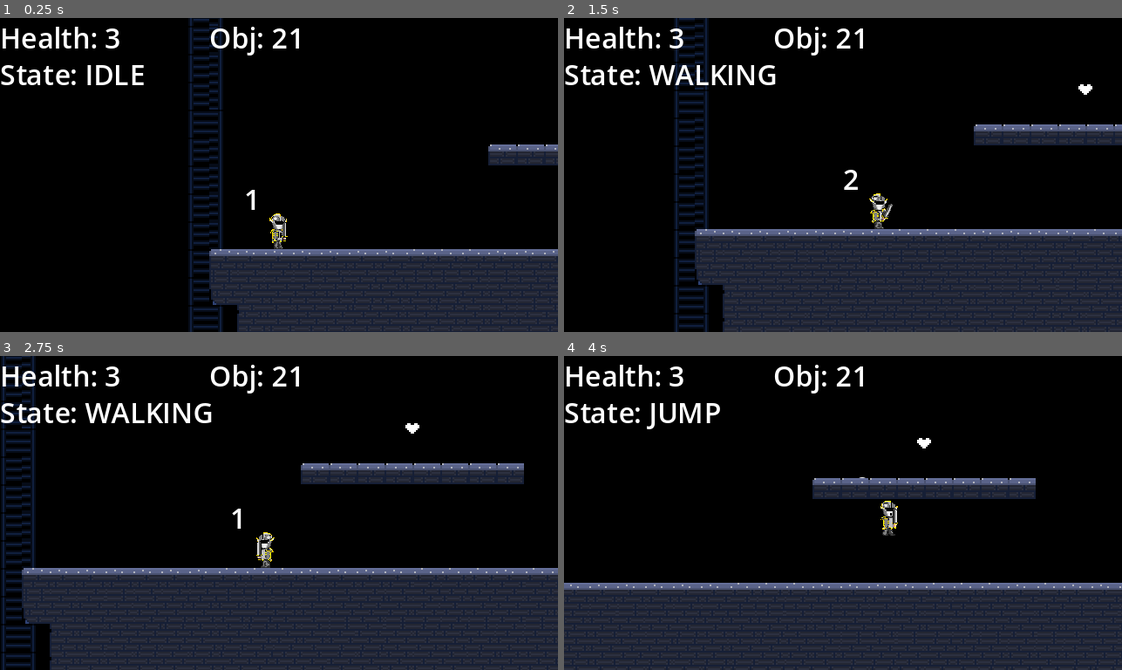
Above: before the commit, frames 1-4 (two rows, left to right).
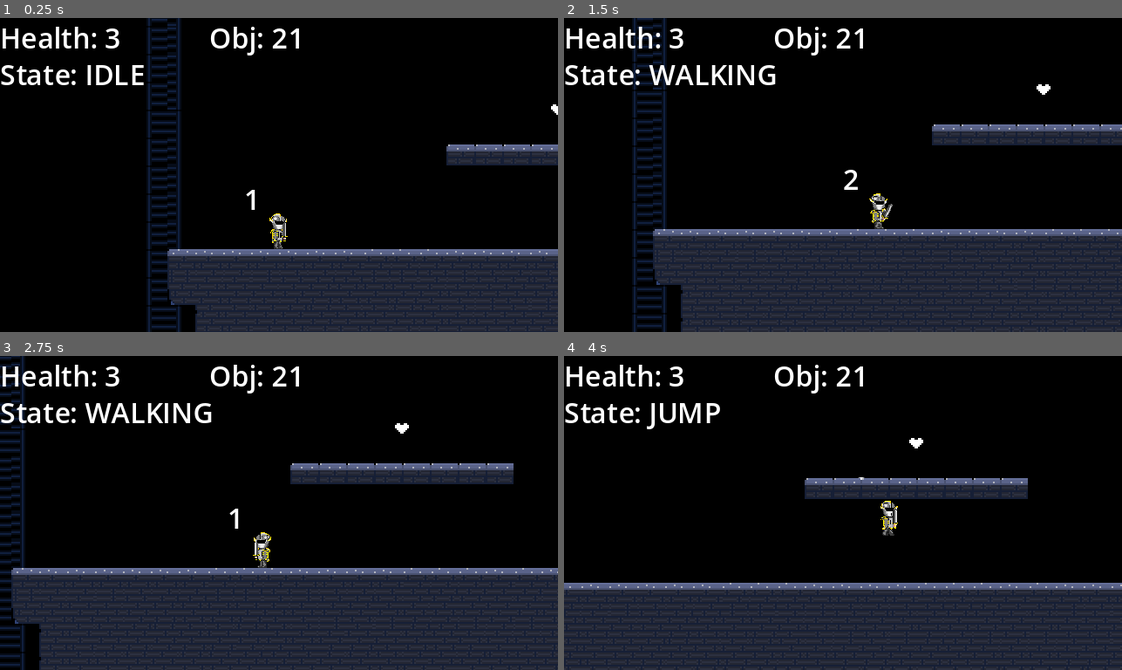
Above: after the commit, the same moments.

Repository: bermuda-ix/GODOT_PROJECTS
Game: Godot game, scene res://levels/platform_test.tscn
The game is run twice, just before and just after one commit, with the same random seed, the same clock (stepped at 60 frames per second) and the same inputs. This scene is started directly instead of the project's main scene.
Inputs (mouse positions are in pixels of both pictures, inside the frame that each line leads up to):
- Up to frame 1 (0.25 s): no input
- Up to frame 2 (1.5 s): tap Enter (ui_accept) at 0.5 s; move the mouse to (965, 159) at 0.52 s; press the mouse at (965, 159) at 0.53 s; hold D (walk_right) from 0.53 s (still down); tap Space (jump) at 0.77 s; tap E (parry) at 0.8, 1.35 s; move the mouse to (731, 190) at 1.27 s; release the mouse at (731, 190) at 1.28 s
- Up to frame 3 (2.75 s): tap Space (jump) at 1.52 s; tap Alt (walk) at 1.55 s; move the mouse to (334, 443) at 2.02 s; release D (walk_right) at 2.03 s; hold A (walk_left) from 2.03 s (still down); hold Alt (walk) from 2.03 s (still down); click (334, 443) at 2.3 s
- Up to frame 4 (4 s): move the mouse to (815, 575) at 2.77 s; release A (walk_left) at 2.78 s; release Alt (walk) at 2.78 s; hold D (walk_right) from 2.78 s (still down); tap Ctrl (Dodge) at 2.85 s; tap Space (jump) at 3.02, 3.77 s; tap E (parry) at 3.05 s; move the mouse to (1010, 560) at 3.52 s; press the mouse at (1010, 560) at 3.53 s; tap Alt (walk) at 3.8 s

The runs differ from the first frame. In frame 1, 4.9% of the frame differs, in the area x 26-100%, y 0-100%; in frame 2, 5.3%, in the area x 12-100%, y 0-100%; in frame 3, 2.9%; in frame 4, 0.6%.

Commit message:
Checkpoint system added

Diff:
--- /dev/null
+++ b/FirstProj/MainProjFolder/Component/checkpoint.gd
@@ -0,0 +1,14 @@
+extends Area2D
+
+@onready var check_flag = $CollisionShape2D
+
+@export var player : PlayerEntity
+
+func _ready():
+	check_flag.disabled=false
+
+func _on_body_entered(body):
+	if body.is_in_group("player") and check_flag.disabled==false:
+		print("checkpoint reached")
+		check_flag.disabled=true
+		$"../PC".set_start_pos(position)
--- /dev/null
+++ b/FirstProj/MainProjFolder/Component/checkpoint.tscn
@@ -0,0 +1,16 @@
+[gd_scene load_steps=3 format=3 uid="uid://c1qrqrc41irxt"]
+
+[ext_resource type="Script" path="res://Component/checkpoint.gd" id="1_ifk2y"]
+
+[sub_resource type="RectangleShape2D" id="RectangleShape2D_77har"]
+size = Vector2(42, 74)
+
+[node name="Checkpoint" type="Area2D"]
+collision_layer = 2049
+collision_mask = 3
+script = ExtResource("1_ifk2y")
+
+[node name="CollisionShape2D" type="CollisionShape2D" parent="."]
+shape = SubResource("RectangleShape2D_77har")
+
+[connection signal="body_entered" from="." to="." method="_on_body_entered"]
--- a/FirstProj/MainProjFolder/Component/hurtbox_temlplate.gd
+++ /dev/null
@@ -1,25 +0,0 @@
-class_name HurtBox
-extends Area2D
-
-
-signal received_damage(damage: int)
-signal got_hit()
-signal parried()
-
-@export var health: Health
-
-
-func _ready():
-	connect("area_entered", _on_area_entered)
-	connect("area_entered", _on_parried)
-
-func _on_area_entered(hitbox: HitBox) -> void:
-	if hitbox != null:
-		health.health -= hitbox.damage
-		print(health.health)
-		received_damage.emit(hitbox.damage)
-		got_hit.emit()
-
-func _on_parried(parrybox: ParryBox) -> void:
-	if parrybox!= null:
-		parried.emit()
--- a/FirstProj/MainProjFolder/chars/base_enemy.tscn
+++ b/FirstProj/MainProjFolder/chars/base_enemy.tscn
@@ -1,9 +1,36 @@
 [gd_scene load_steps=5 format=3 uid="uid://cyceakrgrsniu"]
 
 [ext_resource type="Script" path="res://Component/health.gd" id="1_onmna"]
-[ext_resource type="Script" path="res://Component/hurtbox_temlplate.gd" id="2_8inku"]
 [ext_resource type="Script" path="res://Component/hitbox_template.gd" id="3_hclah"]
 [ext_resource type="Script" path="res://Component/attack_range.gd" id="4_cpw7k"]
+
+[sub_resource type="GDScript" id="GDScript_pfpj5"]
+script/source = "class_name HurtBox
+extends Area2D
+
+
+signal received_damage(damage: int)
+signal got_hit()
+signal parried()
+
+@export var health: Health
+
+
+func _ready():
+	connect(\"area_entered\", _on_area_entered)
+	connect(\"area_entered\", _on_parried)
+
+func _on_area_entered(hitbox: HitBox) -> void:
+	if hitbox != null:
+		health.health -= hitbox.damage
+		print(health.health)
+		received_damage.emit(hitbox.damage)
+		got_hit.emit()
+
+func _on_parried(parrybox: ParryBox) -> void:
+	if parrybox!= null:
+		parried.emit()
+"
 
 [node name="base_enemy" type="CharacterBody2D" groups=["Enemy"]]
 
@@ -82,7 +109,7 @@
 [node name="HurtBox" type="Area2D" parent="."]
 collision_layer = 16
 collision_mask = 576
-script = ExtResource("2_8inku")
+script = SubResource("GDScript_pfpj5")
 
 [node name="HitBox" type="Area2D" parent="."]
 collision_layer = 8
--- a/FirstProj/MainProjFolder/chars/mech_enemy.gd
+++ b/FirstProj/MainProjFolder/chars/mech_enemy.gd
@@ -69,7 +69,7 @@
 # Get the gravity from the project settings to be synced with RigidBody nodes.
 var gravity = ProjectSettings.get_setting("physics/2d/default_gravity")
 
-func _process(delta):
+func _process(_delta):
 	health_bar()
 	#if current_state != States.PARRY:
 		#hb_collison.disabled=false
@@ -226,7 +226,7 @@
 
 
 
-func set_state(cur_state, new_state: int) -> void:
+func set_state(cur_state, new_state) -> void:
 	var state
 	if(cur_state == new_state):
 		pass
@@ -338,7 +338,7 @@
 	parried = true
 
 
-func _on_attack_range_body_entered(body):
+func _on_attack_range_body_entered(_body):
 	print("attack in range")
 	set_state(current_state, States.ATTACK)
 	animation_player.play("attack")
--- a/FirstProj/MainProjFolder/chars/mech_enemy.tscn
+++ b/FirstProj/MainProjFolder/chars/mech_enemy.tscn
@@ -211,21 +211,6 @@
 "transitions": PackedFloat32Array(1),
 "update": 0,
 "values": [Vector2(-2, -24)]
-}
-
-[sub_resource type="Animation" id="Animation_w5aod"]
-resource_name = "leap"
-tracks/0/type = "value"
-tracks/0/imported = false
-tracks/0/enabled = true
-tracks/0/path = NodePath("AnimatedSprite2D:frame")
-tracks/0/interp = 1
-tracks/0/loop_wrap = true
-tracks/0/keys = {
-"times": PackedFloat32Array(0),
-"transitions": PackedFloat32Array(1),
-"update": 1,
-"values": [0]
 }
 
 [sub_resource type="Animation" id="Animation_elng3"]
@@ -342,6 +327,21 @@
 "transitions": PackedFloat32Array(1),
 "update": 0,
 "values": [0.0]
+}
+
+[sub_resource type="Animation" id="Animation_w5aod"]
+resource_name = "leap"
+tracks/0/type = "value"
+tracks/0/imported = false
+tracks/0/enabled = true
+tracks/0/path = NodePath("AnimatedSprite2D:frame")
+tracks/0/interp = 1
+tracks/0/loop_wrap = true
+tracks/0/keys = {
+"times": PackedFloat32Array(0),
+"transitions": PackedFloat32Array(1),
+"update": 1,
+"values": [0]
 }
 
 [sub_resource type="Animation" id="Animation_0lf1b"]
--- a/FirstProj/MainProjFolder/heart.gd
+++ b/FirstProj/MainProjFolder/heart.gd
@@ -1,7 +1,7 @@
 extends Area2D
 
 
-func _on_body_entered(body):
+func _on_body_entered(_body):
 	queue_free()
 	var hearts = get_tree().get_nodes_in_group("Hearts")
 	if hearts.size() <=1:
--- a/FirstProj/MainProjFolder/levels/platform_test.tscn
+++ b/FirstProj/MainProjFolder/levels/platform_test.tscn
@@ -1,16 +1,17 @@
-[gd_scene load_steps=6 format=3 uid="uid://qfmh1u77hjyy"]
+[gd_scene load_steps=7 format=3 uid="uid://qfmh1u77hjyy"]
 
 [ext_resource type="PackedScene" uid="uid://dk70wm05pq01i" path="res://levels/world.tscn" id="1_vm2d0"]
 [ext_resource type="PackedScene" uid="uid://y41334wummex" path="res://levels/enemy_test.tscn" id="2_68j77"]
 [ext_resource type="PackedScene" uid="uid://cct4l6ox78gsb" path="res://Art_Components/city_tileset/TEST_COMP/tile_map.tscn" id="2_mn0vm"]
 [ext_resource type="PackedScene" uid="uid://cqiybjbg0wei7" path="res://spikes.tscn" id="3_ooya7"]
 [ext_resource type="PackedScene" uid="uid://d05v7tm7kmcj7" path="res://heart.tscn" id="4_aw8qk"]
+[ext_resource type="PackedScene" uid="uid://c1qrqrc41irxt" path="res://Component/checkpoint.tscn" id="6_q2ogh"]
 
 [node name="platform_test" instance=ExtResource("1_vm2d0")]
 next_level = ExtResource("2_68j77")
 
 [node name="PC" parent="." index="0"]
-position = Vector2(-8, 112)
+position = Vector2(16, 112)
 
 [node name="LevelTileMap2" parent="." index="3" instance=ExtResource("2_mn0vm")]
 layer_0/tile_data = PackedInt32Array(589821, 0, 0, 589822, 131072, 0, 655358, 131072, 1, 655356, 393216, 0, 589823, 131 …(27160 unchanged characters)…
@@ -223,7 +224,7 @@
 position = Vector2(720, -216)
 
 [node name="Heart11" parent="." index="73" instance=ExtResource("4_aw8qk")]
-position = Vector2(672, -24)
+position = Vector2(672, -16)
 
 [node name="Heart12" parent="." index="74" instance=ExtResource("4_aw8qk")]
 position = Vector2(1208, 16)
@@ -255,3 +256,15 @@
 [node name="Heart21" parent="." index="83" instance=ExtResource("4_aw8qk")]
 position = Vector2(16, 400)
 rotation = -0.00820705
+
+[node name="Checkpoint" parent="." index="84" instance=ExtResource("6_q2ogh")]
+position = Vector2(712, -232)
+
+[node name="Checkpoint2" parent="." index="85" instance=ExtResource("6_q2ogh")]
+position = Vector2(1136, 64)
+
+[node name="Checkpoint3" parent="." index="86" instance=ExtResource("6_q2ogh")]
+position = Vector2(1288, 440)
+
+[node name="Checkpoint4" parent="." index="87" instance=ExtResource("6_q2ogh")]
+position = Vector2(784, 272)
--- a/FirstProj/MainProjFolder/levels/world.gd
+++ b/FirstProj/MainProjFolder/levels/world.gd
@@ -26,7 +26,7 @@
 
 
 
-func _process(delta):
+func _process(_delta):
 
 	obj = (get_tree().get_nodes_in_group("Hearts").size()) + (get_tree().get_nodes_in_group("Enemy").size())
 
@@ -69,6 +69,8 @@
 func set_health():
 	ui_level.set_health(cur_health)
 #
+
+
 ## Called every frame. 'delta' is the elapsed time since the previous frame.
 #func _process(delta):
 	#pass
--- a/FirstProj/MainProjFolder/pc.gd
+++ b/FirstProj/MainProjFolder/pc.gd
@@ -37,7 +37,7 @@
 @onready var hit_timer = $HitTimer
 @onready var parry_timer = $ParryTimer
 @onready var dodge_timer = $DodgeTimer
-@onready var starting_position = global_position
+@onready var starting_position : set = set_start_pos, get = get_start_pos
 @onready var label = $STATE
 @onready var hit_box = $HitBox
 @onready var hb_right = $HitBox/HBRight
@@ -58,6 +58,7 @@
 	hb_right.disabled=true
 	pb_left.disabled=true
 	pb_right.disabled=true
+	set_start_pos(global_position)
 
 func _process(delta):
 	var input_axis = Input.get_axis("walk_left", "walk_right")
@@ -258,8 +259,8 @@
 
 func update_animation(input_axis):
 
-	var left = Input.is_action_pressed("walk_left")
-	var right = Input.is_action_pressed("walk_right")
+	#var left = Input.is_action_pressed("walk_left")
+	#var right = Input.is_action_pressed("walk_right")
 	if input_axis != 0:
 
 		animated_sprite_2d.flip_h = (input_axis<0)
@@ -360,7 +361,7 @@
 
 
 # DODGE NEEDS WORK!!!
-func dodge(input_axis, delta):
+func dodge(_input_axis, delta):
 
 	if Input.is_action_just_pressed("Dodge"):
 		dodge_timer.start()
@@ -388,13 +389,13 @@
 
 func handle_hitbox():
 	if animated_sprite_2d.flip_h:
-		hb_left.disabled==false
-		hb_right.disabled==true
+		hb_left.disabled=false
+		hb_right.disabled=true
 	else:
-		hb_left.disabled==true
-		hb_right.disabled==false
-
-func _on_hazard_detector_area_entered(area):
+		hb_left.disabled=true
+		hb_right.disabled=false
+
+func _on_hazard_detector_area_entered(_area):
 	global_position=starting_position
 	print("Health Depleted!")
 	health.health -= 1
@@ -405,8 +406,8 @@
 
 
 #State machine for animations currently
-func set_state(cur_state, new_state: int) -> void:
-	if(cur_state == new_state):
+func set_state(current_state, new_state: int) -> void:
+	if(current_state == new_state):
 		pass
 	#elif new_state==States.ATTACK and cur_state==States.JUMP:
 		#cur_state="AIR_ATTACK"
@@ -414,7 +415,7 @@
 
 	match state:
 		States.ATTACK:
-			cur_state="ATTACK"
+			#cur_state="ATTACK"
 			anim_player.play(attack_combo)
 			velocity.y=0
 			gravity=0
@@ -449,8 +450,15 @@
 func _on_health_health_depleted():
 	Events.game_over.emit()
 
-
+#knockbackss
 func _on_hurt_box_got_hit():
 	knockback.x = -350
 	velocity.y=movement_data.jump_velocity/2
 	velocity.x = movement_data.speed + knockback.x
+
+#Setting starting positions for level starts and checkpoints
+func get_start_pos():
+	return starting_position
+
+func set_start_pos(checkpoint_position):
+	starting_position=checkpoint_position
--- a/FirstProj/MainProjFolder/pc.tscn
+++ b/FirstProj/MainProjFolder/pc.tscn
@@ -6,7 +6,6 @@
 [ext_resource type="Texture2D" uid="uid://d2ggaktiv0hrj" path="res://knight.png" id="2_b7jgr"]
 [ext_resource type="Script" path="res://Component/health.gd" id="4_q0gnn"]
 [ext_resource type="Script" path="res://Component/hitbox_template.gd" id="6_y7jp7"]
-[ext_resource type="Script" path="res://Component/hurtbox_temlplate.gd" id="7_h23sv"]
 [ext_resource type="Script" path="res://Component/parrybox_template.gd" id="8_7q1rp"]
 
 [sub_resource type="RectangleShape2D" id="RectangleShape2D_pue1l"]
@@ -592,6 +591,34 @@
 resource_local_to_scene = true
 size = Vector2(12.6984, 27.5918)
 
+[sub_resource type="GDScript" id="GDScript_pfpj5"]
+script/source = "class_name HurtBox
+extends Area2D
+
+
+signal received_damage(damage: int)
+signal got_hit()
+signal parried()
+
+@export var health: Health
+
+
+func _ready():
+	connect(\"area_entered\", _on_area_entered)
+	connect(\"area_entered\", _on_parried)
+
+func _on_area_entered(hitbox: HitBox) -> void:
+	if hitbox != null:
+		health.health -= hitbox.damage
+		print(health.health)
+		received_damage.emit(hitbox.damage)
+		got_hit.emit()
+
+func _on_parried(parrybox: ParryBox) -> void:
+	if parrybox!= null:
+		parried.emit()
+"
+
 [sub_resource type="RectangleShape2D" id="RectangleShape2D_oupih"]
 size = Vector2(14, 22)
 
@@ -603,8 +630,8 @@
 
 [node name="PC" type="CharacterBody2D" node_paths=PackedStringArray("health") groups=["player"]]
 position = Vector2(0, 2)
-collision_layer = 1026
-collision_mask = 1027
+collision_layer = 2
+collision_mask = 3075
 floor_snap_length = 2.0
 script = ExtResource("1_x210m")
 movement_data = ExtResource("2_4grev")
@@ -697,7 +724,7 @@
 [node name="HurtBox" type="Area2D" parent="." node_paths=PackedStringArray("health")]
 collision_layer = 128
 collision_mask = 12
-script = ExtResource("7_h23sv")
+script = SubResource("GDScript_pfpj5")
 health = NodePath("../Health")
 
 [node name="CollisionShape2D" type="CollisionShape2D" parent="HurtBox"]
--- a/FirstProj/MainProjFolder/project.godot
+++ b/FirstProj/MainProjFolder/project.godot
@@ -128,6 +128,7 @@
 2d_physics/layer_9="Parry"
 2d_physics/layer_10="PlayerParry"
 2d_physics/layer_11="AttackRange"
+2d_physics/layer_12="Checkpoint"
 
 [rendering]
 
